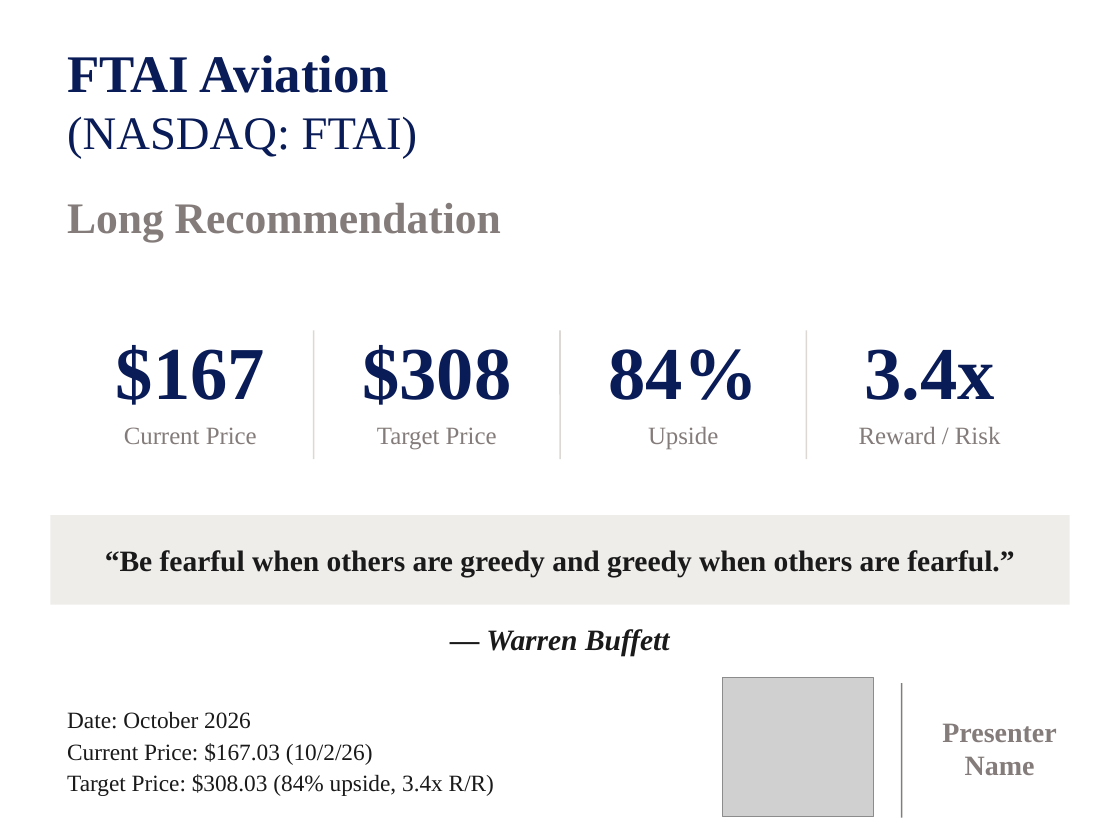
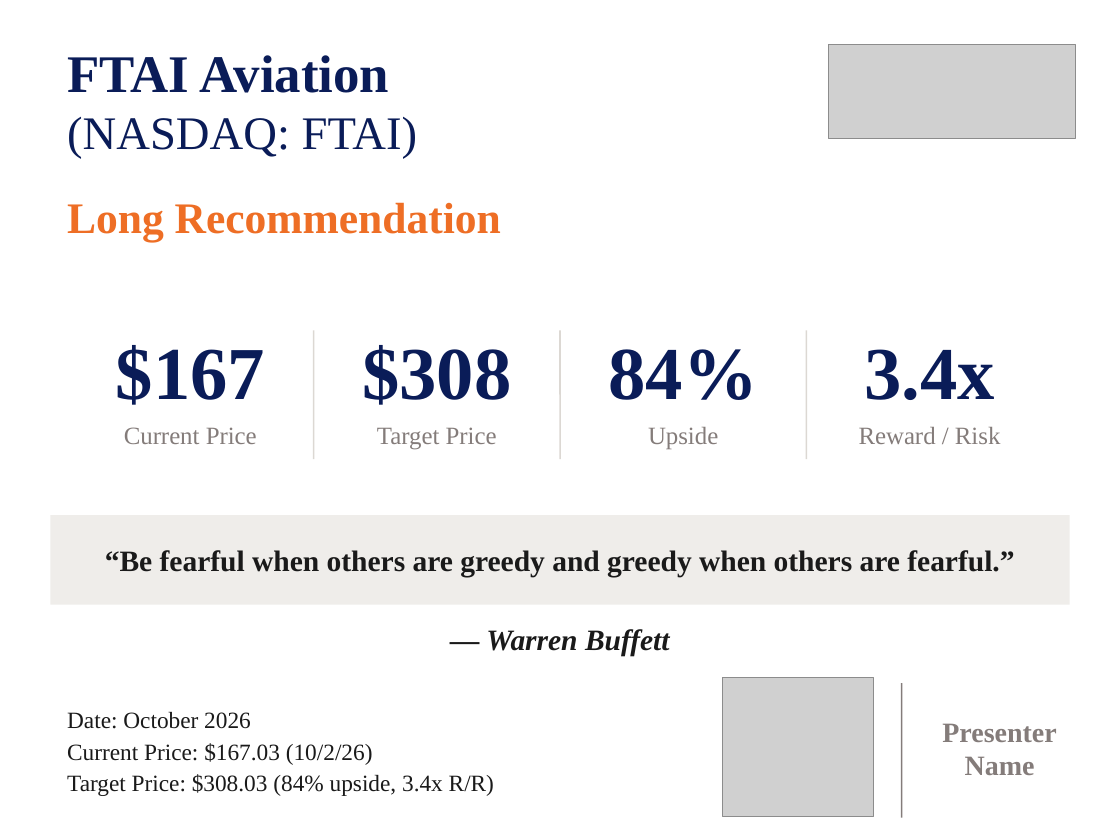
Before and after one commit to maxlsmls-dot/SPOT, a slide deck: slide 1 of deck/FTAI_Long_Pitch.pptx. Drawn at 1120x840 pixels with LibreOffice and Linux fonts; fonts in the diff are those of the drawing; grey boxes stand for pictures. Boxes give left, top, right and bottom in pixels: in the first picture for what was removed or moved away, otherwise in the second. Text is boxed around its words. In the diff, an @@ line names an element or a change of style, - is before the commit and + after.

```diff
--- a/deck/FTAI_Long_Pitch.pptx
+++ b/deck/FTAI_Long_Pitch.pptx
@@ picture added at (x1=829, y1=45, x2=1075, y2=139) @@
@@ text "Long Recommendation" at (x1=67, y1=202, x2=501, y2=241): text colour #847C7A to #EE6E25 @@
```
Also in this commit, not shown: 34 other slides changed, 2 other files.
